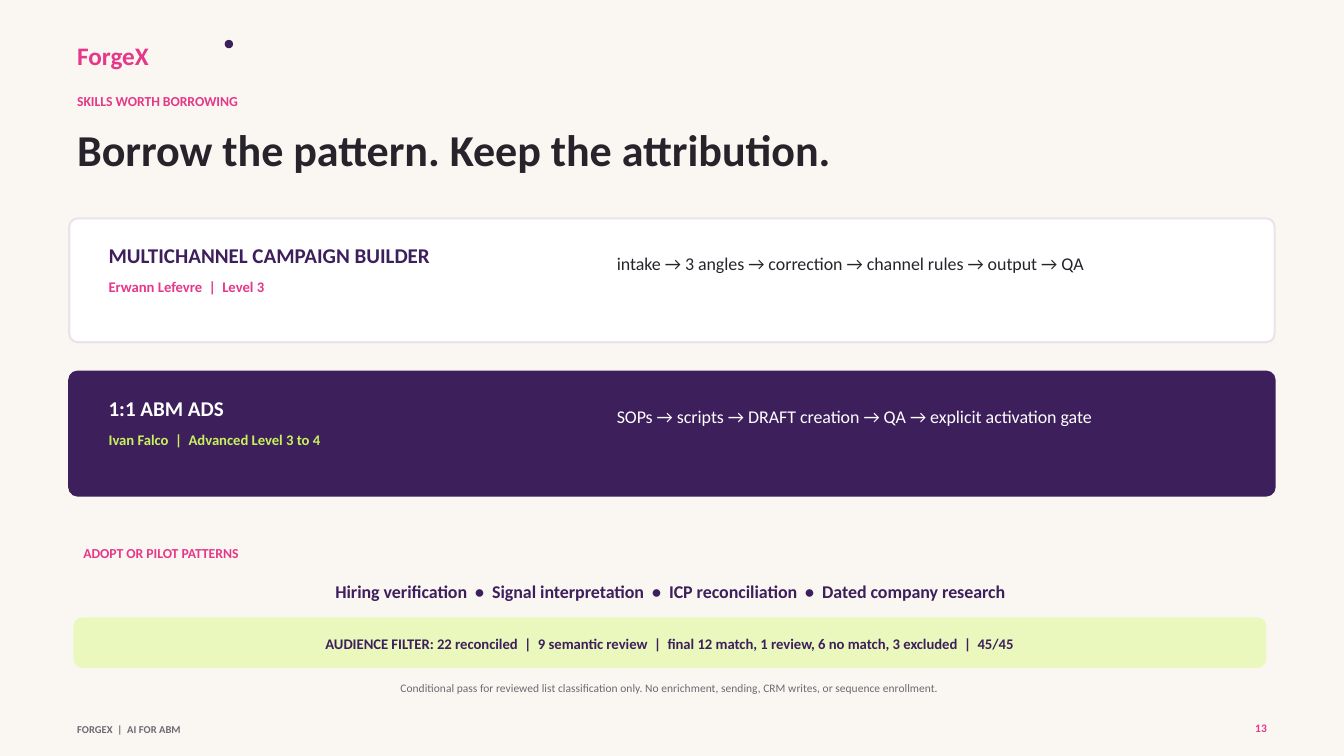
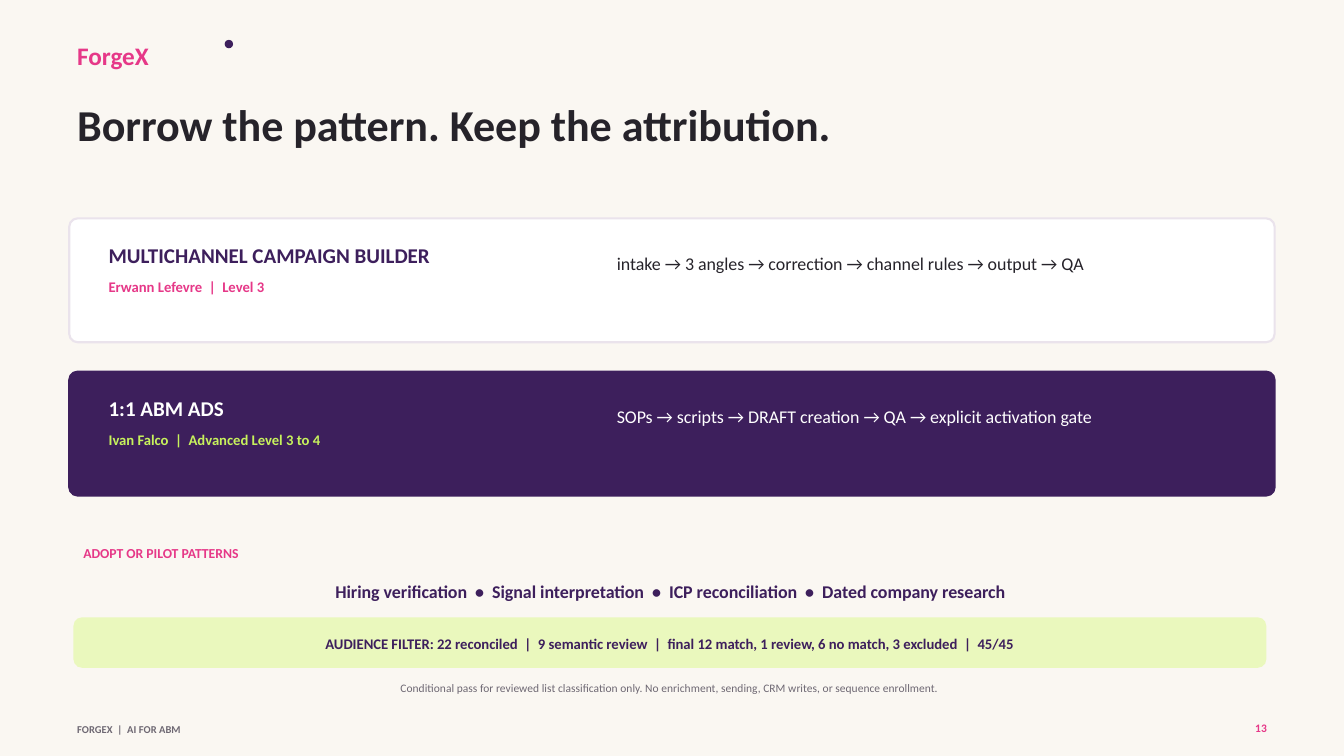
Before and after one commit to 0xTrey/forgex-practical-abm-skills, a slide deck: slide 13 of webinar/2026-09-17-ai-for-abm-foundations/deliverables/forgex-ai-for-abm-webinar-deck.pptx. Drawn at 1344x756 pixels with LibreOffice and Linux fonts; fonts in the diff are those of the drawing. Boxes give left, top, right and bottom in pixels: in the first picture for what was removed or moved away, otherwise in the second. Text is boxed around its words. In the diff, an @@ line names an element or a change of style, - is before the commit and + after.

```diff
--- a/webinar/2026-09-17-ai-for-abm-foundations/deliverables/forgex-ai-for-abm-webinar-deck.pptx
+++ b/webinar/2026-09-17-ai-for-abm-foundations/deliverables/forgex-ai-for-abm-webinar-deck.pptx
@@ text "Borrow the pattern. Keep the ...": place and size @@
-text "Borrow the pattern. Keep the ..." at bbox=[77, 135, 831, 173]
+text "Borrow the pattern. Keep the ..." at bbox=[77, 110, 831, 148]
@@ text removed at bbox=[77, 97, 238, 106] @@
-SKILLS WORTH BORROWING
```
Also in this commit, not shown: 20 other slides changed, 34 other files.
